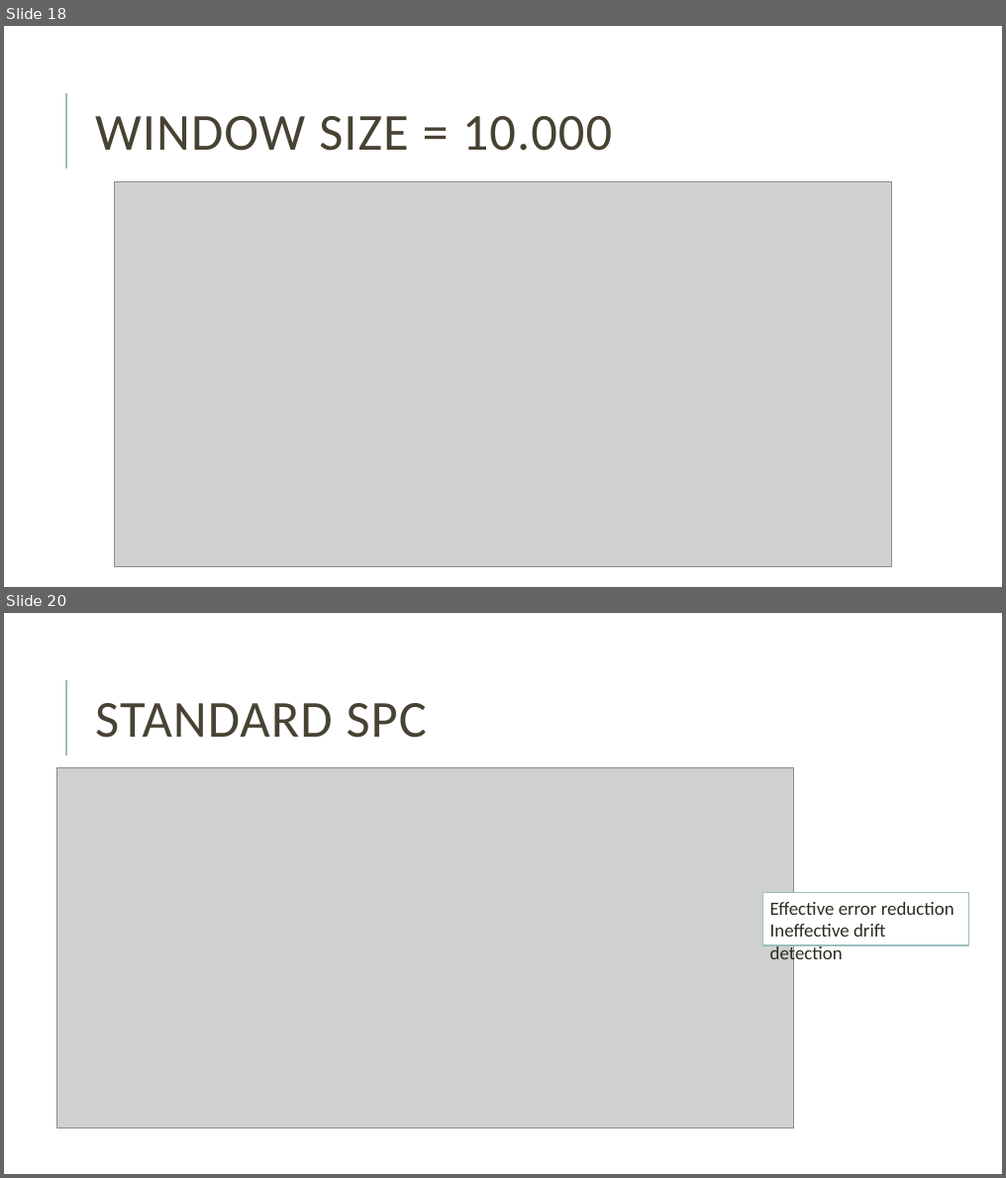
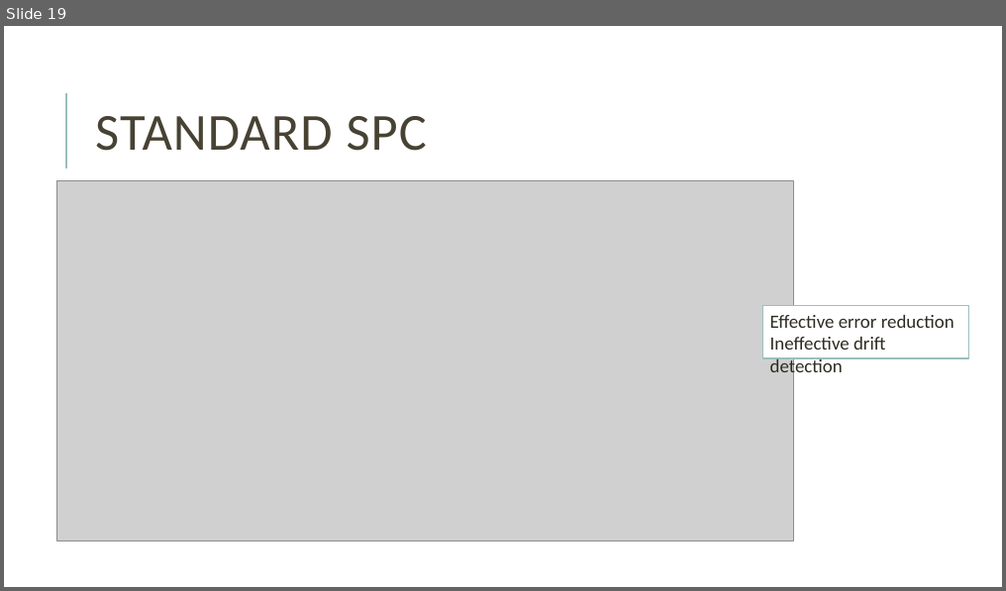
Before and after one commit to miguelFigSilva/dsm_SPC, a slide deck: presentation.pptx. Shown one above the other, each under a label of ours: slides 18 and 20 before the commit, slide 19 after it; the slides between them are not shown. The pictures are 1006x1178 and 1006x591 pixels, drawn with LibreOffice and Linux fonts; fonts in the diff are those of the drawing; grey boxes stand for pictures. Boxes give left, top, right and bottom in pixels: in the first picture for what was removed or moved away, otherwise in the second. Text is boxed around its words. In the diff, an @@ line names an element or a change of style, - is before the commit and + after.

```diff
--- a/presentation.pptx
+++ b/presentation.pptx
@@ slide 18 removed at [4, 26, 1002, 587], background #FFFFFF; not listed: 1 template element that a slide beside it also shows @@
@@ title removed at [95, 116, 612, 151] @@
-WINDOW SIZE = 10.000
@@ picture removed at [115, 181, 892, 568] @@
@@ what was slide 20 is now slide 19 @@
```
Also in this commit, not shown: 13 slides changed, 1 slide added, 1 other slide removed, 2 other files.
